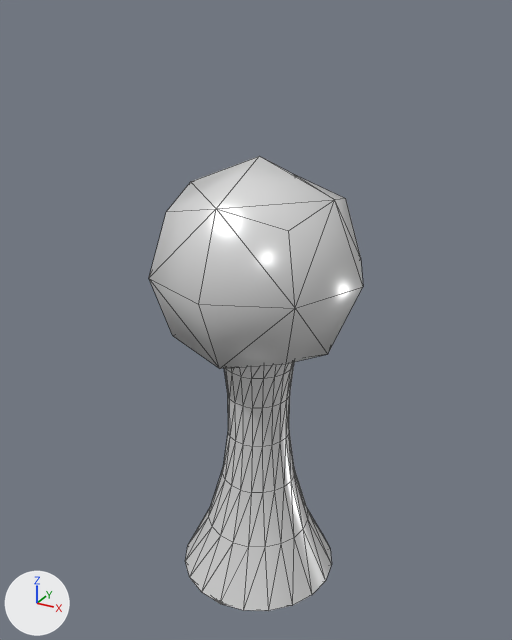
The glTF model Assets/3D_Models/Board Game Pieces.glb: old version first, new version second.
Rendered twice from a 50 mm camera at (0.0273, -0.0502, 0.0513) aimed at (-0.0005, 0.0003, 0.026). Arrows for +X, +Y and +Z are at lower left; the lights stay in place. Mesh edges are drawn as thin lines. Where no turn or scale is listed for an object, it has been applied to the vertices. Vertices at the same position are counted once.

Before the edit, the objects in view are built like this:
```python
me_cylinder = bpy.data.meshes.new('Cylinder')
me_cylinder.from_pydata(...)  # 160 vertices, 316 faces; spans x -0.0075..0.0075, y -0.0075..0.0075, z 0.0..0.0249
me_cylinder.materials.append(mat_sci_fi_white_orange_mat_0_0_1_000)  # white #e9e9e9
me_sphere = bpy.data.meshes.new('Sphere')
me_sphere.from_pydata(...)  # 26 vertices, 48 faces; spans x -0.0094..0.0094, y -0.0094..0.0094, z -0.0094..0.0094
me_sphere.materials.append(mat_sci_fi_white_orange_mat_0_0_1_000)  # white #e9e9e9
ob_cylinder = bpy.data.objects.new('Cylinder', me_cylinder)
ob_cylinder.location = (0.0, 0.0, 0.0)
ob_sphere = bpy.data.objects.new('Sphere', me_sphere)
ob_sphere.location = (0.0, 0.0, 0.0311)
```
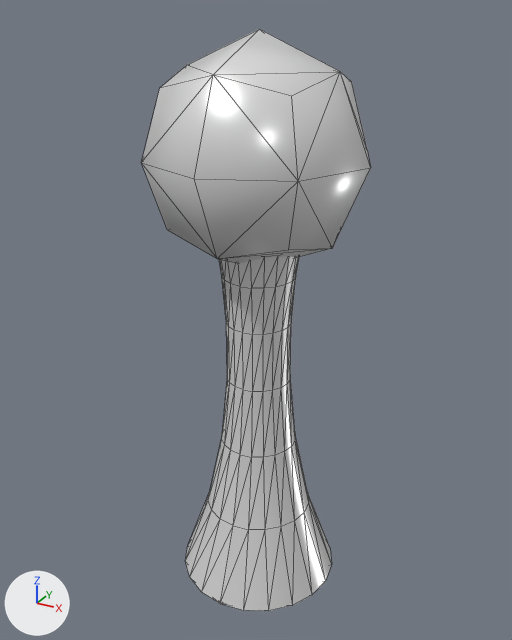
Patch to the scene script:
```diff
--- a/Assets/3D_Models/Board Game Pieces.glb.py
+++ b/Assets/3D_Models/Board Game Pieces.glb.py
@@ me_cylinder @@
 me_cylinder.from_pydata(...)  # 160 vertices, 316 faces; spans x -0.0075..0.0075, y -0.0075..0.0075, z 0.0..0.0249
 # used by ob_cylinder; location = (0.0, 0.0, 0.0)
+# me_cylinder part 1: the whole mesh is scaled about the mesh origin by (1, 1, 1.38)
 me_cylinder.materials.append(mat_sci_fi_white_orange_mat_0_0_1_000)
@@ ob_sphere @@
 ob_sphere = bpy.data.objects.new('Sphere', me_sphere)
-ob_sphere.location = (0.0, 0.0, 0.0311)
+ob_sphere.location = (0.0, 0.0, 0.0405)
```

What differs and where, as boxes (x1, y1, x2, y2) in the pictures (512 x 640 px):
'Sphere', moved: before (149, 156, 363, 368); after (141, 29, 371, 263)
'Cylinder', mesh rescaled (42% taller): before (185, 362, 332, 611); after (185, 257, 332, 611)
